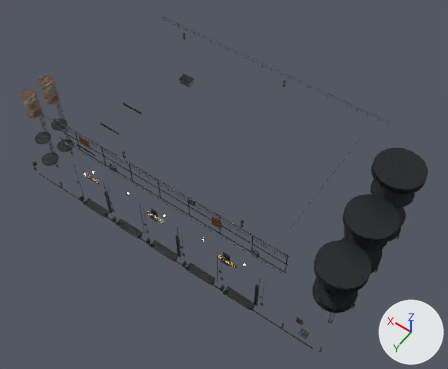
Two versions of the Blender file assets/generated/city_roadside/blends/exchange_hall_detail.blend, one commit apart.
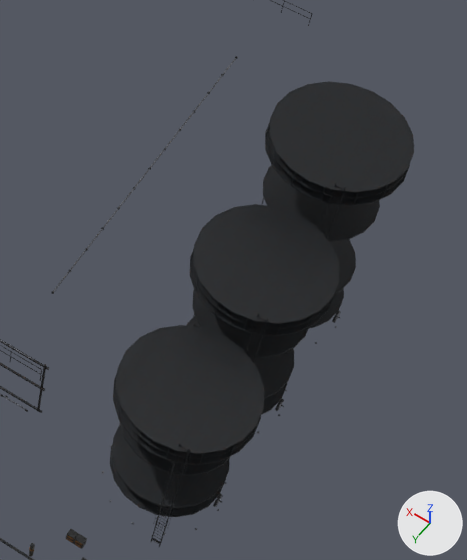
Each version appears first whole from a 50 mm camera at (-36.1, 48.3, 80.2) aimed at (-3.0, 1.9, 7.3), and next in a close-up on the part from 60% to 100% of the width and 32% to 89% of the height. Every picture has the same lights, and +X, +Y and +Z are marked at lower right. The last two pictures show the newer version.

The scene before the commit, as lines of its bpy script (objects in view):
```python
me_exchange_hall_detail = bpy.data.meshes.new('exchange_hall_detail')
me_exchange_hall_detail.from_pydata(...)  # 19482 vertices, 14311 faces; spans x -28.2..28.3, y -13.3..14.0, z 0.8..18.5
me_exchange_hall_detail.materials.append(mat_steel_structure)
me_exchange_hall_detail.materials.append(mat_cladding_corrugated)
me_exchange_hall_detail.materials.append(mat_cladding_patch)
me_exchange_hall_detail.materials.append(mat_concrete)
me_exchange_hall_detail.materials.append(mat_render_plaster)
me_exchange_hall_detail.materials.append(mat_equipment_steel)
me_exchange_hall_detail.materials.append(mat_glass_window)
me_exchange_hall_detail.materials.append(mat_fabric_awning)
me_exchange_hall_detail.materials.append(mat_plastic_rubber)
me_exchange_hall_detail.materials.append(mat_sign_atlas)
me_exchange_hall_detail.materials.append(mat_lamp_glass)  # beige #f3edcb, glowing beige #ffeabc
ob_exchange_hall_detail = bpy.data.objects.new('exchange_hall_detail', me_exchange_hall_detail)
ob_exchange_hall_detail.location = (0.0, 0.0, 0.0)
```
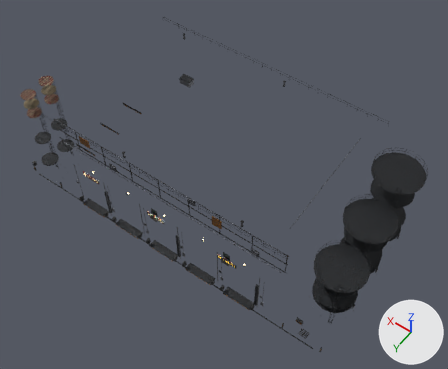
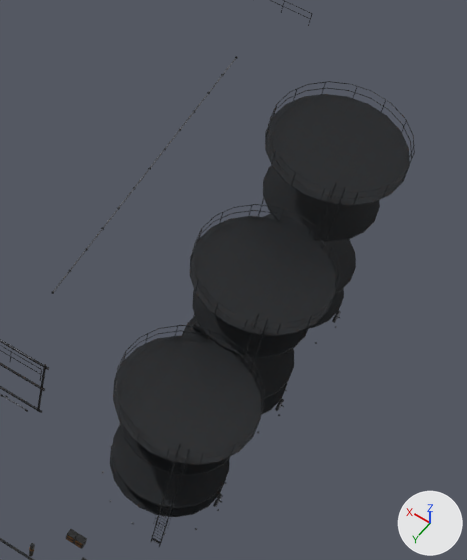
Boxes [x1, y1, x2, y2] around the edits, measured in the close-ups (467 x 560 px):
part 1 of me_exchange_hall_detail, added: after [115, 81, 415, 459]

The edits, one by one:
me_exchange_hall_detail is used by ob_exchange_hall_detail; location (0.0, 0.0, 0.0).
me_exchange_hall_detail had 19482 vertices, 14311 faces and spanned x -28.2..28.3, y -13.3..14.0, z 0.8..18.5.
me_exchange_hall_detail now has 20202 vertices, 14899 faces and spans x -28.2..28.3, y -13.3..14.0, z 0.8..18.5.
me_exchange_hall_detail part 1: 720 vertices added at x -28.2..-21.0, y -11.6..9.6, z 10.5..16.6.
